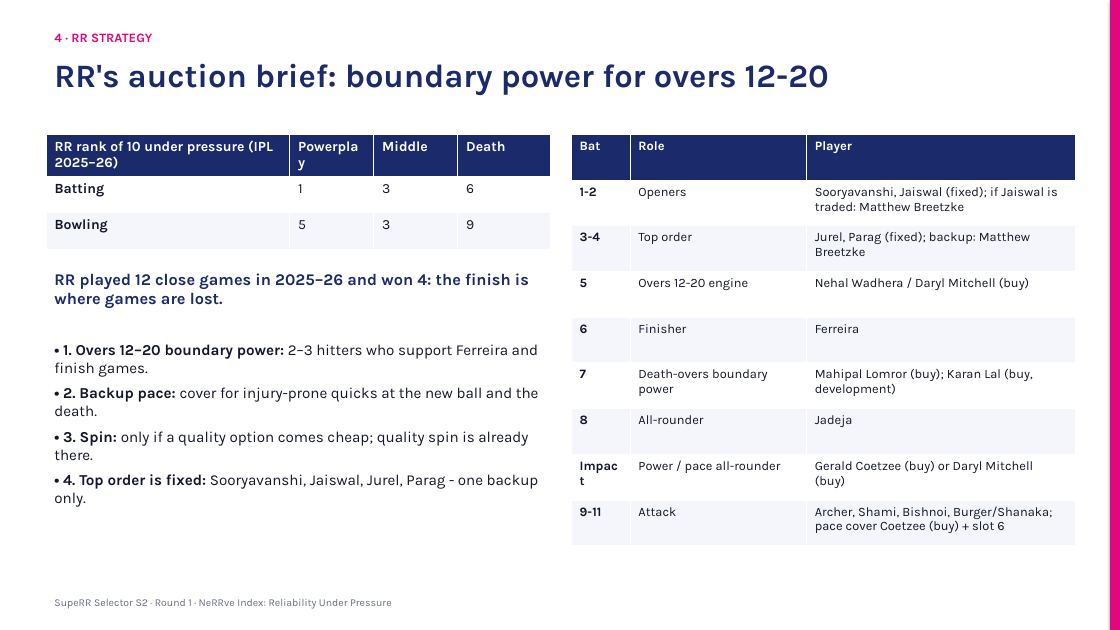
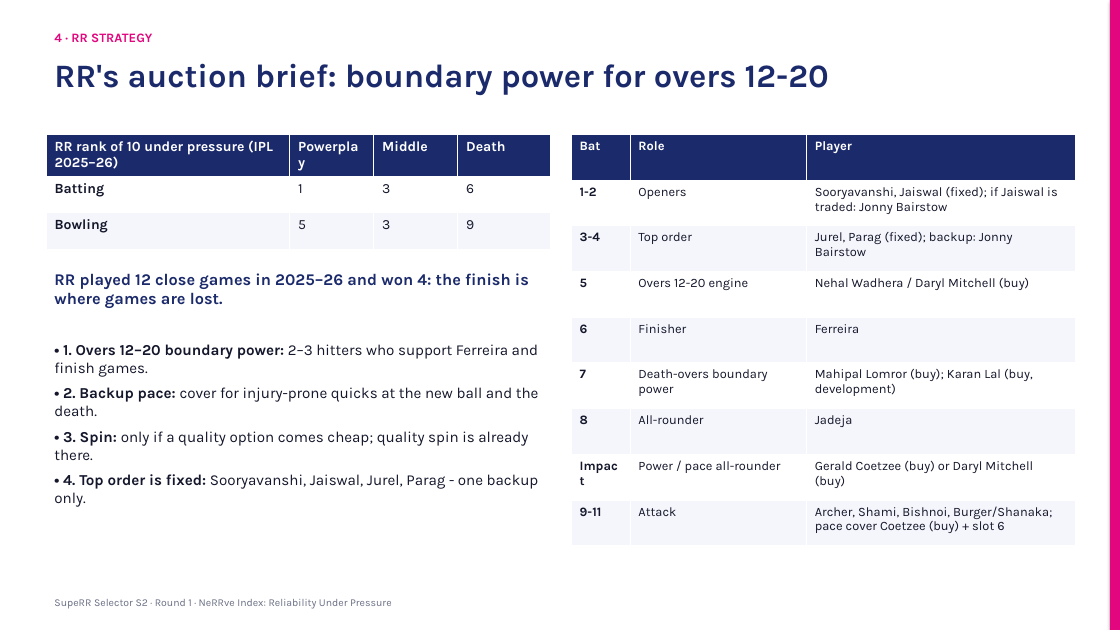
Before and after one commit to KoduruChandrasekhar/RRAuction-, a slide deck: slide 9 of submission/NeRRve_Deck.pptx. Drawn at 1120x630 pixels with LibreOffice and Linux fonts; fonts in the diff are those of the drawing. Boxes give left, top, right and bottom in pixels: in the first picture for what was removed or moved away, otherwise in the second. Text is boxed around its words. In the diff, an @@ line names an element or a change of style, - is before the commit and + after.

```diff
--- a/submission/NeRRve_Deck.pptx
+++ b/submission/NeRRve_Deck.pptx
@@ table at [571, 134, 1075, 546] @@
-row 2, column 3: Sooryavanshi, Jaiswal (fixed); if Jaiswal is traded: Matthew Breetzke
+row 2, column 3: Sooryavanshi, Jaiswal (fixed); if Jaiswal is traded: Jonny Bairstow
-row 3, column 3: Jurel, Parag (fixed); backup: Matthew Breetzke
+row 3, column 3: Jurel, Parag (fixed); backup: Jonny Bairstow
```
Also in this commit, not shown: 8 other slides changed, 7 other files.
